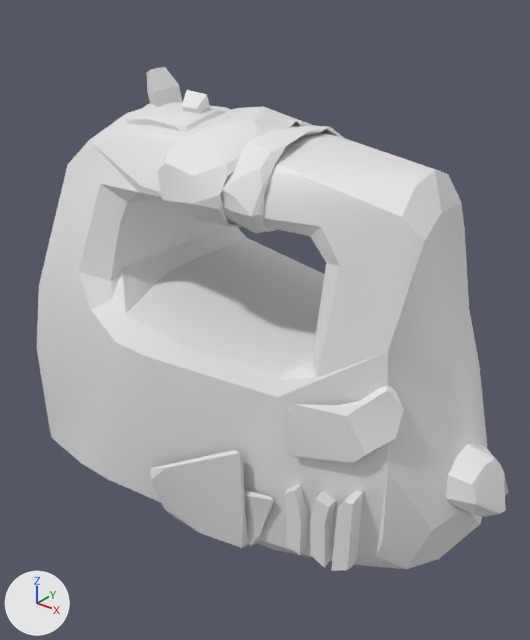
A saved change to the FBX model MGSC/Assets/Project/Art/Environment/Props/Props/SM_Mixer_01.fbx.
Rendered twice from a camera (50 mm lens) standing at (0.591, -0.712, 0.433) and looking at (0.012, 0.011, -0.015). The lights are fixed; the arrows at lower left show +X, +Y and +Z. The picture after the commit comes second. Materials are left out; every surface is plain grey. Vertices at exactly the same position are counted once.

Names of what the first picture shows: 'SM_Mixer_01'.
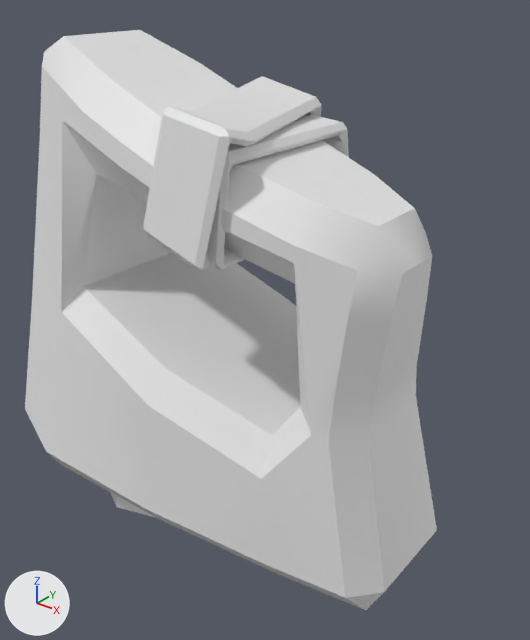
Edits to the bpy script that builds the scene:
```text
Change me_mesh:
    used by ob_sm_mixer_01; location = (0.0, 0.0, 0.0); rotation_euler = (1.571, 0.0, 0.0), in degrees (90, 0, 0)
    remove me_mesh.from_pydata(...)  # 722 vertices, 1232 faces; spans x -0.373..0.373, y -0.318..0.309, z -0.182..0.182
    add me_mesh.from_pydata(...)  # 374 vertices, 728 faces; spans x -0.412..0.275, y -0.327..0.347, z -0.226..0.223
    me_mesh part 1: the loose piece of 190 vertices spanning x -0.373..0.343, y -0.285..0.255, z -0.175..0.172 is rebuilt with 132 vertices and now spans x -0.389..0.275, y -0.327..0.347, z -0.224..0.223
    me_mesh part 2: the loose piece of 81 vertices spanning x -0.074..0.045, y 0.141..0.265, z -0.131..0.115 is rebuilt with 57 vertices and now spans x -0.114..0.069, y 0.114..0.292, z -0.176..0.167
    me_mesh part 3: the loose piece of 81 vertices spanning x 0.023..0.091, y 0.143..0.257, z -0.122..0.101 is rebuilt with 48 vertices and now spans x -0.003..0.059, y 0.11..0.258, z -0.168..0.143
    me_mesh part 4: a new loose piece of 16 vertices spanning x -0.219..-0.042, y -0.326..-0.262, z -0.016..0.171
    me_mesh part 5: 17 loose pieces with 327 vertices, spanning x -0.343..0.373, y -0.291..0.309, z -0.182..0.182, are deleted
    other edits to the shape of me_mesh do not show in these pictures
Change ob_sm_mixer_01:
    ob_sm_mixer_01.scale: (1.0, 1.0, 1.0) -> (1.0, 1.0, 0.901)
```

Changed parts and their boxes [x1, y1, x2, y2] in the pictures (530 x 640 px):
'SM_Mixer_01', reshaped, rescaled (12% narrower, 15% taller)
    before: [37, 67, 508, 571]
    after: [25, 30, 437, 610]
part 1 of me_mesh, rebuilt (8% narrower, 26% taller)
    before: [37, 109, 487, 569]
    after: [25, 30, 437, 610]
part 2 of me_mesh, rebuilt
    before: [157, 106, 314, 227]
    after: [143, 76, 321, 270]
part 3 of me_mesh, rebuilt (15% wider, 43% taller)
    before: [220, 126, 344, 234]
    after: [206, 115, 349, 270]
part 4 of me_mesh, added
    after: [110, 492, 156, 518]
part 5 of me_mesh, deleted
    before: [126, 67, 508, 571]
